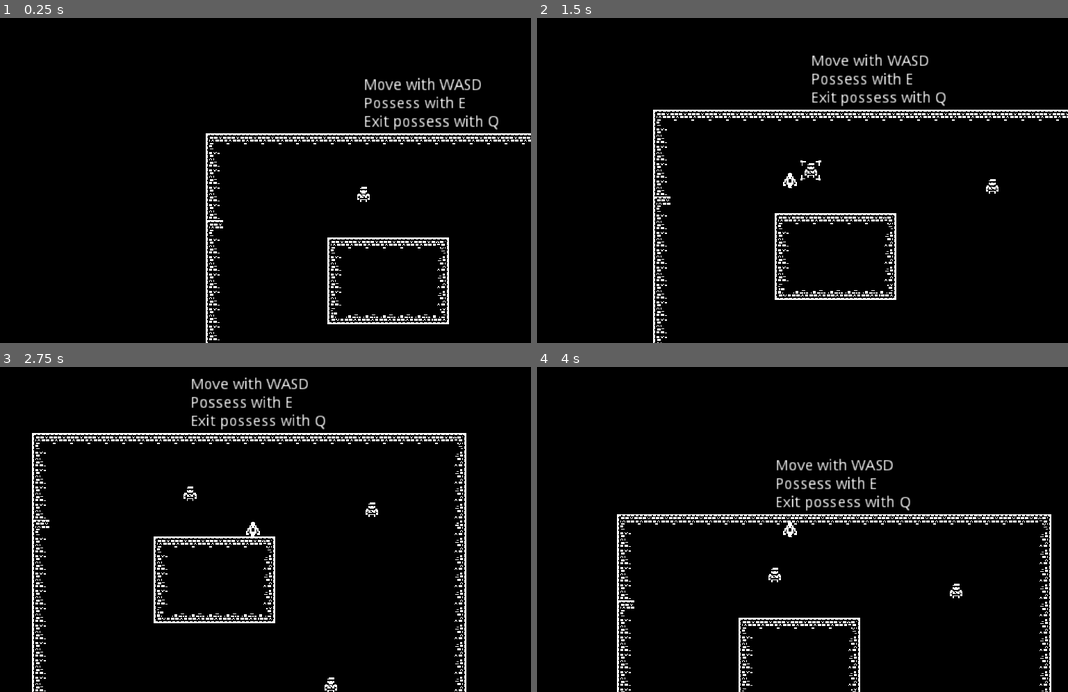
Above: before the commit, frames 1-4 (two rows, left to right).
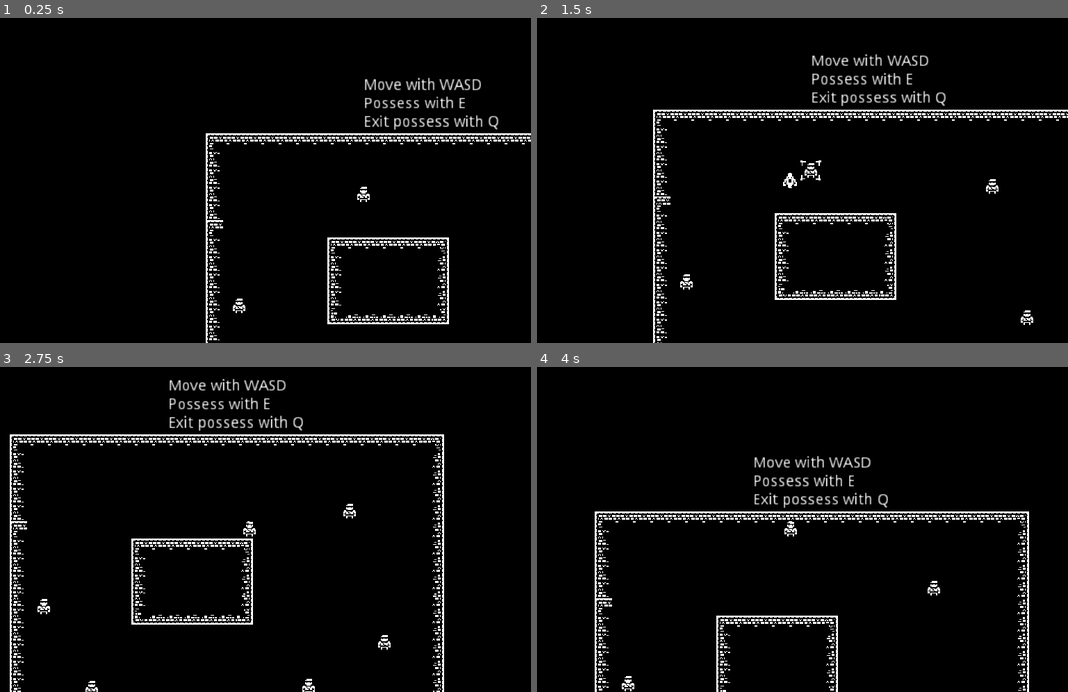
Above: after the commit, the same moments.

Repository: skarnl/miziziz-game-jam-2020
Game: Godot game, scene res://game/game.tscn
The game is run twice, just before and just after one commit, with the same random seed, the same clock (stepped at 60 frames per second) and the same inputs.
Inputs:
- Up to frame 1 (0.25 s): no input
- Up to frame 2 (1.5 s): tap Enter at 0.5 s; hold Right (ui_right) 0.53-1.28 s; hold E (possess) 0.53-1.28 s; hold Down (ui_down) from 1.28 s (still down); tap Space (attack) at 1.35 s
- Up to frame 3 (2.75 s): tap E (possess) at 1.55 s; release Down (ui_down) at 2.03 s; hold Right (ui_right) from 2.03 s (still down); hold E (possess) from 2.03 s (still down)
- Up to frame 4 (4 s): release Right (ui_right) at 2.78 s; release E (possess) at 2.78 s; hold Up (ui_up) 2.78-3.53 s; tap E (possess) at 2.85, 3.8 s; hold Left (ui_left) from 3.53 s (still down); hold Space (attack) from 3.53 s (still down)

The runs differ from the first frame. In frame 1, less than 0.1% of the frame differs, in the area x 43-47%, y 86-91%; in frame 2, 0.1%; in frame 3, 8.0%, in the area x 1-88%, y 3-100%; in frame 4, 6.5%.

Commit message:
Enemies kill enemies and spawn blood

Diff:
--- a/entities/enemies/human/human.gd
+++ b/entities/enemies/human/human.gd
@@ -1,8 +1,7 @@
 extends RigidBody2D
 
 signal possessed
-signal hit
-signal hit_player
+signal died
 
 var possessed = false setget set_possessed
 var velocity: Vector2 = Vector2.ZERO
@@ -26,6 +25,23 @@
 
 	var allPlayers = get_tree().get_nodes_in_group('player')
 	playerRef = allPlayers.front()
+
+	connect('body_entered', self, '_on_body_entered')
+
+
+func _on_body_entered(otherBody):
+	print("_on_body_entered")
+
+	if otherBody.is_in_group('enemies'):
+		otherBody.explode()
+		explode()
+
+
+func explode():
+	emit_signal('died')
+
+	queue_free()
+
 
 func change_state_to(next_state):
 	match(current_state):
@@ -99,6 +115,12 @@
 
 	if not possessed:
 		set_mode(RigidBody2D.MODE_RIGID)
+
+		yield(get_tree(), 'idle_frame')
+
+		var torque = 100 if previous_input.x > 0 else -100
+		apply_torque_impulse(torque)
+
 		apply_impulse(Vector2.ZERO, previous_input * 10)
 	else:
 		set_mode(RigidBody2D.MODE_CHARACTER)
@@ -113,6 +135,10 @@
 
 func _integrate_forces(state):
 	if current_state == POSSESSED:
+
+		var xform = state.get_transform().rotated(0)
+		state.set_transform(xform)
+
 		var input_vector = Vector2.ZERO
 
 		input_vector.x = Input.get_action_strength("ui_right") - Input.get_action_strength("ui_left")
--- a/entities/enemies/human/human.tscn
+++ b/entities/enemies/human/human.tscn
@@ -26,7 +26,7 @@
 }
 
 [sub_resource type="CircleShape2D" id=4]
-radius = 15.3581
+radius = 19.0
 
 [node name="Human" type="RigidBody2D" groups=[
 "enemies",
@@ -36,6 +36,8 @@
 mode = 2
 physics_material_override = SubResource( 1 )
 gravity_scale = 0.0
+contacts_reported = 10
+contact_monitor = true
 script = ExtResource( 2 )
 
 [node name="CollisionShape2D" type="CollisionShape2D" parent="."]
--- /dev/null
+++ b/entities/world/explosion.tscn
@@ -0,0 +1,9 @@
+[gd_scene load_steps=2 format=2]
+
+[ext_resource path="res://assets/images/monochrome_transparent.png" type="Texture" id=1]
+
+[node name="Sprite" type="Sprite"]
+modulate = Color( 0.964706, 0.0901961, 0.0901961, 1 )
+texture = ExtResource( 1 )
+region_enabled = true
+region_rect = Rect2( 458, 186, 18, 18 )
--- a/game/game.gd
+++ b/game/game.gd
@@ -1,6 +1,8 @@
 extends Node2D
 
 var possessed = false
+
+var explosionScene = preload('res://entities/world/explosion.tscn')
 
 enum { GHOST, POSSESSED, AIMING }
 var current_state = GHOST
@@ -13,8 +15,7 @@
 
 	for enemy in enemies:
 		enemy.connect('possessed', self, '_on_Enemy_possessed', [enemy])
-		enemy.connect('hit', self, '_on_Enemy_hit', [enemy])
-		enemy.connect('hit_player', self, '_on_Player_hit')
+		enemy.connect('died', self, '_on_Enemy_died', [enemy])
 
 
 func change_state_to(new_state):
@@ -40,8 +41,10 @@
 	start_possessing(enemy)
 
 
-func _on_Enemy_hit(enemy):
-	pass
+func _on_Enemy_died(enemy):
+	var explosion = explosionScene.instance()
+	explosion.position = enemy.position
+	$explosions_instances.add_child(explosion)
 
 func _on_Player_hit():
 	game_over()
--- a/game/game.tscn
+++ b/game/game.tscn
@@ -53,8 +53,17 @@
 [node name="Human2" parent="." instance=ExtResource( 4 )]
 position = Vector2( 329.965, 87.4965 )
 
+[node name="Human3" parent="." instance=ExtResource( 4 )]
+position = Vector2( 48.4504, 175.626 )
+
 [node name="Human4" parent="." instance=ExtResource( 4 )]
 position = Vector2( 292.264, 249.263 )
+
+[node name="Human5" parent="." instance=ExtResource( 4 )]
+position = Vector2( 362.197, 208.588 )
+
+[node name="Human6" parent="." instance=ExtResource( 4 )]
+position = Vector2( 92.4565, 250.69 )
 
 [node name="Label" type="Label" parent="."]
 margin_left = 161.579
@@ -67,3 +76,5 @@
 __meta__ = {
 "_edit_use_anchors_": false
 }
+
+[node name="explosions_instances" type="Node2D" parent="."]
